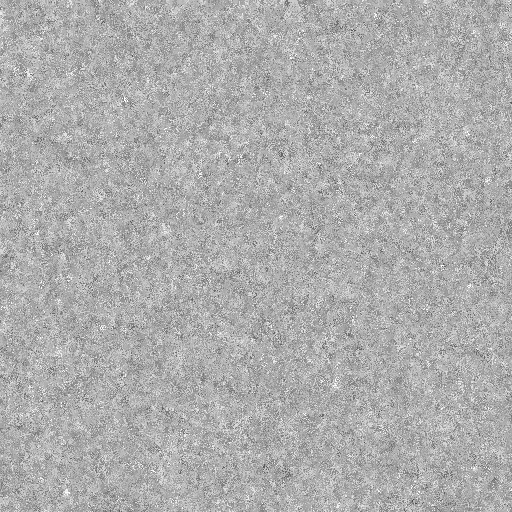
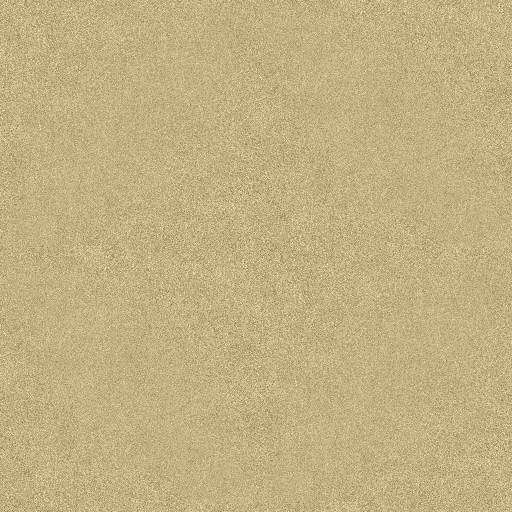
Before/after of a w=512, h=512 layered artwork. What changed in the layer stack:
added layer "sand" above "rock" over 0, 0, 512, 512
painted on "rock" over 0, 0, 512, 512
showed "thick_grass", painted on it over 0, 0, 512, 512
showed "grass", painted on it over 0, 0, 512, 512
showed "dirt", painted on it over 0, 0, 512, 512
